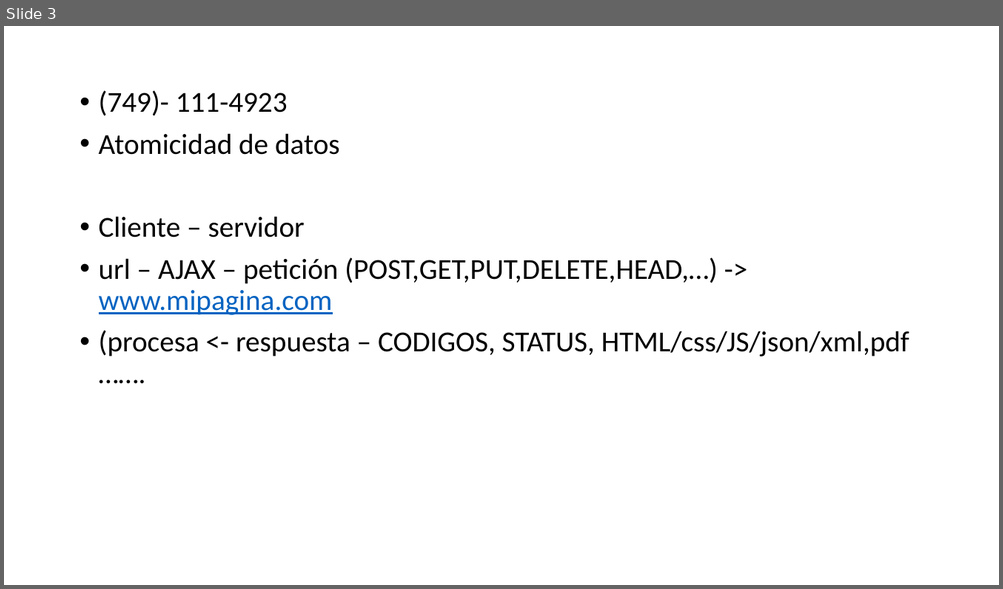
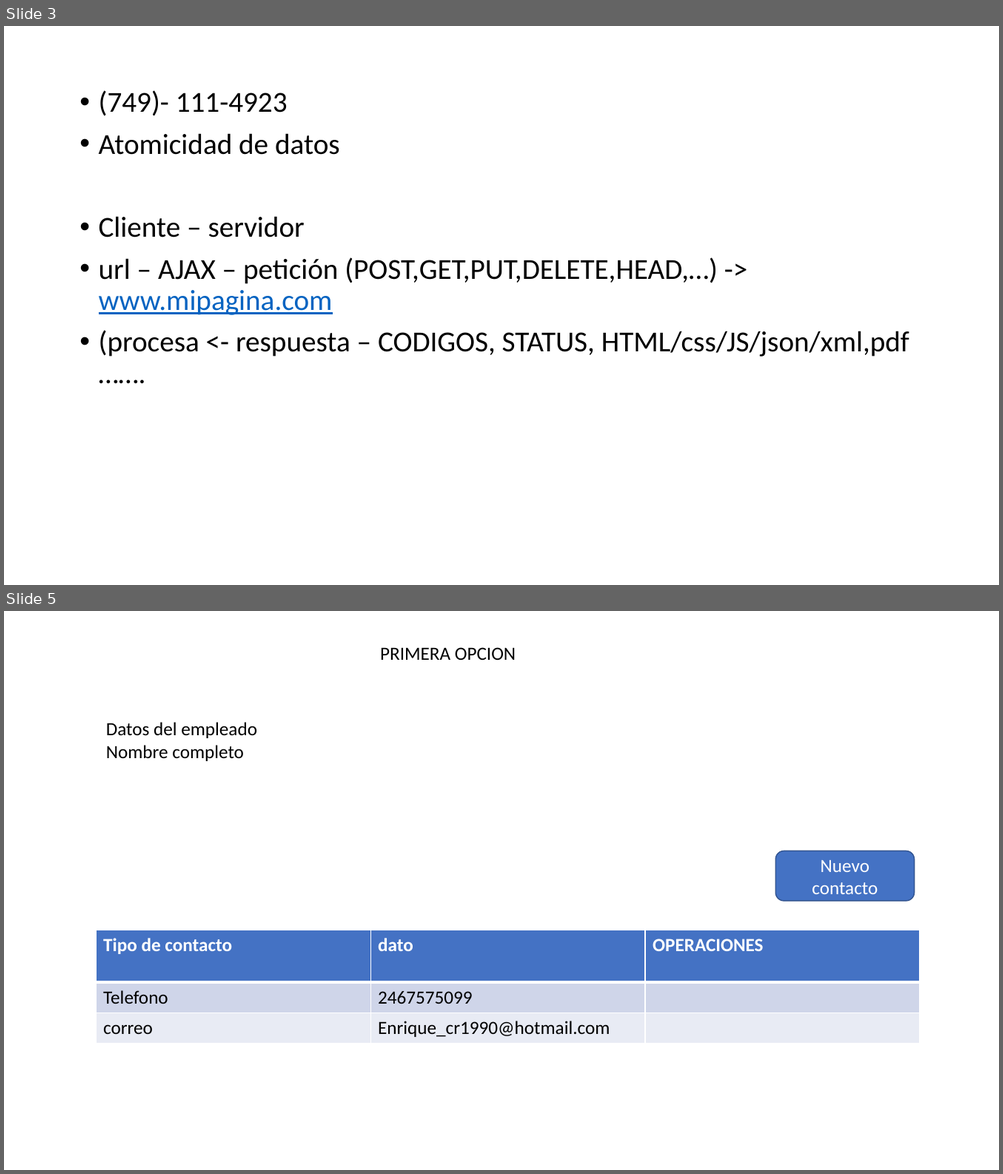
Before and after one commit to enriquecr1990/cap_php_ene22, a slide deck: documentacion/Presentación1.pptx. Shown one above the other, each under a label of ours: slide 3 before the commit, slides 3 and 5 after it; the slides between them are not shown. The pictures are 1003x589 and 1003x1174 pixels, drawn with LibreOffice and Linux fonts; fonts in the diff are those of the drawing. Boxes give left, top, right and bottom in pixels: in the first picture for what was removed or moved away, otherwise in the second. Text is boxed around its words. In the diff, an @@ line names an element or a change of style, - is before the commit and + after.

```diff
--- a/documentacion/Presentación1.pptx
+++ b/documentacion/Presentación1.pptx
@@ slide 5 added at (4,611,999,1170), background #FFFFFF @@
@@ text added at (380,647,515,660), 18 pt, text #000000 @@
+PRIMERA OPCION
@@ text added at (106,722,257,761), 18 pt, text #000000 @@
+Datos del empleado
+Nombre completo
@@ rounded rectangle added at (776,851,914,901), fill #4472C4, outline #325491 1 pt, 18 pt, text #FFFFFF @@
+Nuevo contacto
@@ table added at (96,931,919,1043), 3 rows, 3 columns @@
+Tipo de contacto | dato | OPERACIONES
+Telefono | 2467575099 | 
+correo | Enrique_cr1990@hotmail.com | 
```
Also in this commit, not shown: 1 slide changed, 12 other files.
